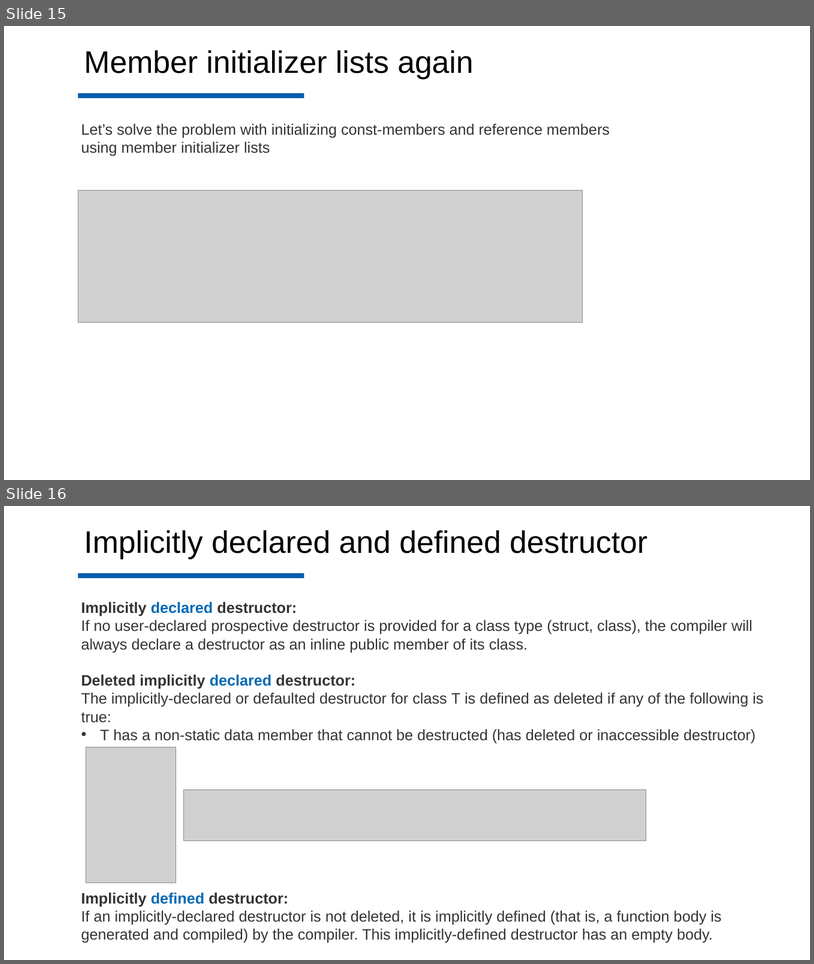
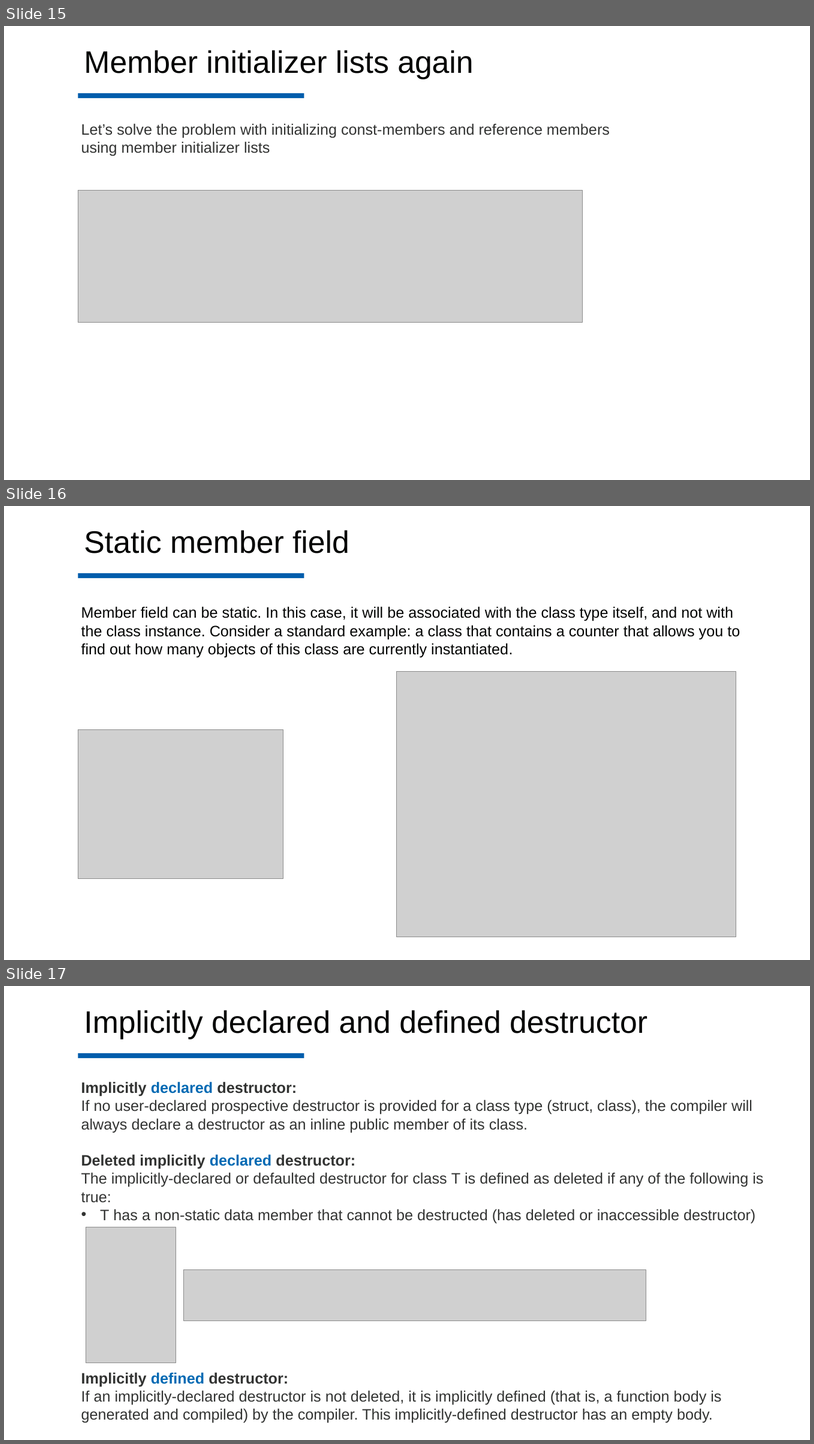
Before and after one commit to Costello1329/cpp-mipt-2021, a slide deck: lectures/lecture #10 presentation.pptx. Shown one above the other, each under a label of ours: slides 15 and 16 before the commit, slides 15, 16 and 17 after it. The pictures are 814x964 and 814x1444 pixels, drawn with LibreOffice and Linux fonts; fonts in the diff are those of the drawing; grey boxes stand for pictures; background and template pictures are left out. Boxes give left, top, right and bottom in pixels: in the first picture for what was removed or moved away, otherwise in the second. Text is boxed around its words. In the diff, an @@ line names an element or a change of style, - is before the commit and + after.

Commit message:
added lecture 11 and modified names of all of the lectures

```diff
--- a/lectures/lecture #10 presentation.pptx
+++ b/lectures/lecture #10 presentation.pptx
@@ slide 16 added at [4,506,810,960], background #FEFEFE; not listed: 1 template element that a slide beside it also shows @@
@@ text added at [84,530,350,553], 37 pt, text #020302 @@
+Static member field
@@ text added at [81,606,740,658], 18 pt, text #020302 @@
+Member field can be static. In this case, it will be associated with the class type itself, and not with the class instance. Consider a standard example: a class that contains a counter that allows you to find out how many objects of this class are currently instantiated.
@@ picture added at [397,671,737,937] @@
@@ picture added at [78,729,284,878] @@
@@ what was slide 16 is now slide 17 @@
```
Also in this commit, not shown: 37 other files.
